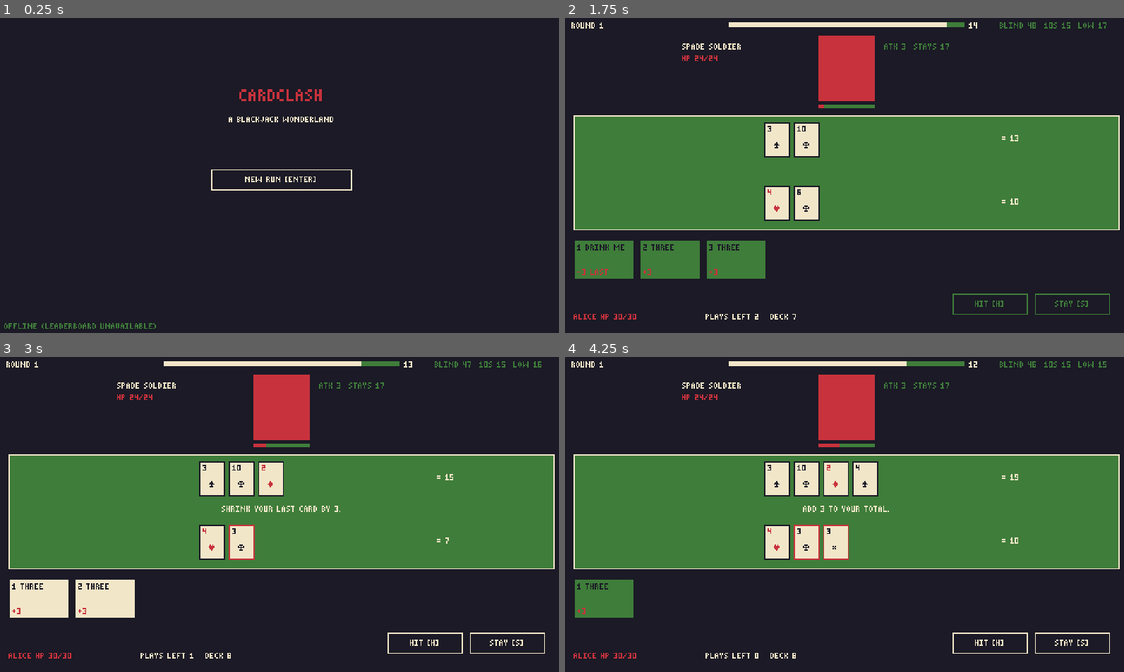
Above: before the commit, frames 1-4 (two rows, left to right).
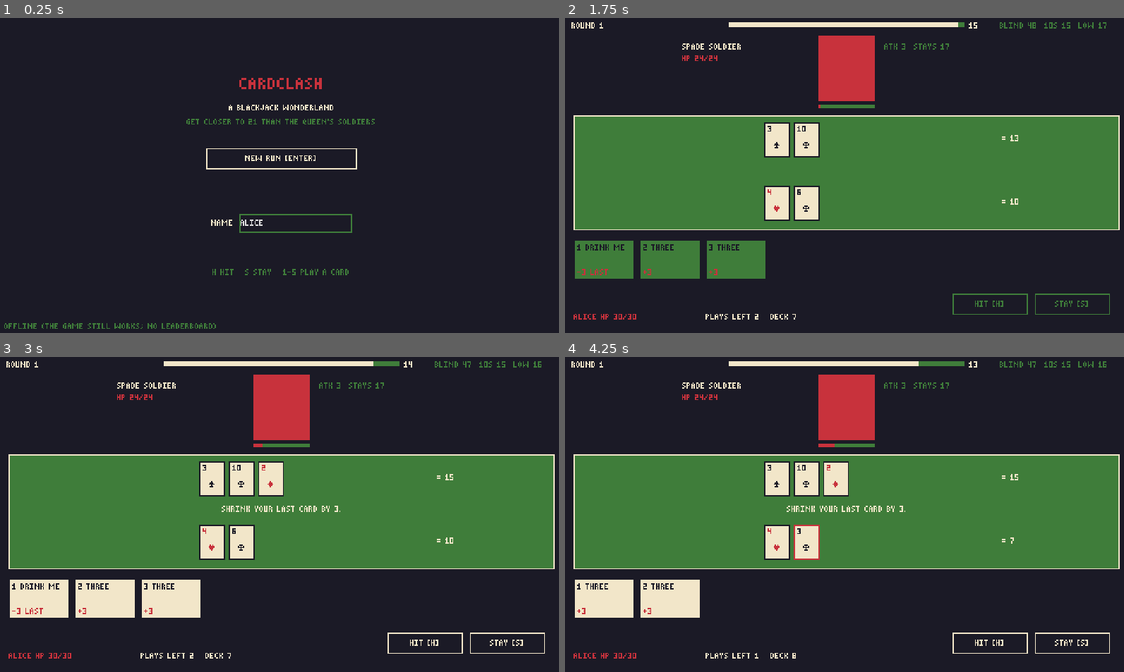
Above: after the commit, the same moments.

Repository: Arvin-17/CardClash
Game: Godot game, scene res://scenes/main_menu.tscn
Same seed, same stepped clock (60 frames per second), same inputs: the game is played once before the commit and once after it.
Inputs (mouse positions are in pixels of both pictures, inside the frame that each line leads up to):
- Up to frame 1 (0.25 s): no input
- Up to frame 2 (1.75 s): click "NEW RUN [ENTER]" at 0.5 s; click (844, 292) at 1.25 s, where only the run after the commit has a clickable "FIGHT [ENTER]"
- Up to frame 3 (3 s): tap Enter at 2, 2.1 s; move the mouse to (408, 498) at 2.02 s; tap Space at 2.27, 2.57 s; tap C at 2.3 s; click (39, 599) at 2.75 s, where only the run before the commit has a clickable "1 DRINK ME"
- Up to frame 4 (4.25 s): click (604, 599) at 3.5 s, where only the run before the commit has a clickable "1 THREE"

The runs differ from the first frame. In frame 1, 2.3% of the frame differs, in the area x 8-68%, y 19-99%; in frame 2, less than 0.1%; in frame 3, 1.5%; in frame 4, 3.7%, in the area x 1-97%, y 1-96%.

Commit message:
feat(ui): menu with continue and a leaderboard name; battles lead into the run
Continue appears when a saved run exists. The battle's result overlay continues to the reward screen or the ending. Autoplay drives every screen so a whole run can be played headless.

Diff:
--- a/game/scripts/debug/autoplay.gd
+++ b/game/scripts/debug/autoplay.gd
@@ -30,3 +30,14 @@
 
 static func log_line(text: String) -> void:
 	print("SMOKE ", text)
+
+
+## Run `action` after `seconds`, owned by `node` (so it dies with the scene).
+static func after(node: Node, seconds: float, action: Callable) -> void:
+	var t := Timer.new()
+	t.one_shot = true
+	t.wait_time = seconds
+	t.timeout.connect(action)
+	t.timeout.connect(t.queue_free)
+	node.add_child(t)
+	t.start()
--- a/game/scripts/ui/battle_ui.gd
+++ b/game/scripts/ui/battle_ui.gd
@@ -26,6 +26,8 @@
 var _overlay: Panel
 var _overlay_title: Label
 var _overlay_button: Button
+var _overlay_detail: Label
+var _portrait: ColorRect
 
 const TIMER_W := 200.0
 const INTENT_W := 48.0
@@ -45,6 +47,7 @@
 	Events.surprise_attack.connect(_on_surprise)
 	Events.surprise_blocked.connect(func(_id: String, kind: String) -> void: _flash("BLOCKED %s!" % kind.to_upper().replace("_", " ")))
 	Events.round_resolved.connect(_on_round_resolved)
+	Events.boss_phase_changed.connect(func(_phase: int) -> void: _portrait.color = Palette.BLACK)
 	Events.message.connect(func(text: String) -> void: _message.text = text)
 	Events.battle_won.connect(func(_id: String) -> void: _show_end(true))
 	Events.battle_lost.connect(func(_id: String) -> void: _show_end(false))
@@ -77,11 +80,11 @@
 	_counts = _label(Vector2(370, 4), "", Palette.GREEN)
 
 	# The enemy across the table (placeholder portrait until the designer's sprite lands).
-	var portrait := ColorRect.new()
-	portrait.color = Palette.RED
-	portrait.position = Vector2(216, 16)
-	portrait.size = Vector2(48, 56)
-	add_child(portrait)
+	_portrait = ColorRect.new()
+	_portrait.color = Palette.RED
+	_portrait.position = Vector2(216, 16)
+	_portrait.size = Vector2(48, 56)
+	add_child(_portrait)
 	var intent_bg := ColorRect.new()
 	intent_bg.color = Palette.GREEN
 	intent_bg.position = Vector2(216, 75)
@@ -124,6 +127,11 @@
 	_overlay_title.size = Vector2(240, 16)
 	_overlay_title.horizontal_alignment = HORIZONTAL_ALIGNMENT_CENTER
 	_overlay.add_child(_overlay_title)
+	_overlay_detail = Palette.label("", Palette.CREAM)
+	_overlay_detail.position = Vector2(0, 34)
+	_overlay_detail.size = Vector2(240, 8)
+	_overlay_detail.horizontal_alignment = HORIZONTAL_ALIGNMENT_CENTER
+	_overlay.add_child(_overlay_detail)
 	_overlay_button = Button.new()
 	_overlay_button.text = "CONTINUE [ENTER]"
 	_overlay_button.position = Vector2(64, 50)
@@ -283,8 +291,13 @@
 func _show_end(won: bool) -> void:
 	_overlay_title.text = "VICTORY!" if won else "OFF WITH HER HEAD!"
 	_overlay_title.add_theme_color_override("font_color", Palette.CREAM if won else Palette.RED)
+	_overlay_detail.text = "GOLD %d   HP %d/%d" % [RunState.gold, RunState.hp, RunState.max_hp] if won else ""
 	_overlay.visible = true
+	if Autoplay.enabled():
+		Autoplay.after(self, 0.5, _on_continue)
 
 
 func _on_continue() -> void:
-	get_tree().change_scene_to_file("res://scenes/main_menu.tscn")
+	if _overlay.visible:
+		_overlay.visible = false
+		get_tree().change_scene_to_file(RunState.scene_after_battle())
--- a/game/scripts/ui/main_menu.gd
+++ b/game/scripts/ui/main_menu.gd
@@ -1,7 +1,8 @@
 extends Control
-## Title screen: start a run, see whether the server is reachable.
+## Title screen: new run, continue a saved run, set your leaderboard name, see if the server is up.
 
 var _status: Label
+var _name: LineEdit
 
 
 func _ready() -> void:
@@ -10,40 +11,83 @@
 	bg.set_anchors_preset(Control.PRESET_FULL_RECT)
 	add_child(bg)
 
-	var title := Palette.label("CARDCLASH", Palette.RED, true)
-	title.position = Vector2(0, 60)
-	title.size = Vector2(480, 16)
-	title.horizontal_alignment = HORIZONTAL_ALIGNMENT_CENTER
-	add_child(title)
-	var sub := Palette.label("A BLACKJACK WONDERLAND", Palette.CREAM)
-	sub.position = Vector2(0, 84)
-	sub.size = Vector2(480, 8)
-	sub.horizontal_alignment = HORIZONTAL_ALIGNMENT_CENTER
-	add_child(sub)
+	_center(Palette.label("CARDCLASH", Palette.RED, true), 50)
+	_center(Palette.label("A BLACKJACK WONDERLAND", Palette.CREAM), 74)
+	_center(Palette.label("GET CLOSER TO 21 THAN THE QUEEN'S SOLDIERS", Palette.GREEN), 86)
 
-	var start := Button.new()
-	start.text = "NEW RUN [ENTER]"
-	start.position = Vector2(180, 130)
-	start.size = Vector2(120, 18)
-	start.add_theme_stylebox_override("normal", Palette.box(Palette.BLACK, Palette.CREAM))
-	start.add_theme_stylebox_override("hover", Palette.box(Palette.BLACK, Palette.RED))
-	start.pressed.connect(_new_run)
-	add_child(start)
+	var y := 112
+	_button("NEW RUN [ENTER]", y, _new_run)
+	if RunState.has_save():
+		y += 22
+		_button("CONTINUE [C]", y, _continue)
 
+	var name_label := Palette.label("NAME", Palette.CREAM)
+	name_label.position = Vector2(180, 172)
+	add_child(name_label)
+	_name = LineEdit.new()
+	_name.text = RunState.player_name
+	_name.max_length = 16
+	_name.position = Vector2(204, 168)
+	_name.size = Vector2(96, 14)
+	_name.add_theme_stylebox_override("normal", Palette.box(Palette.BLACK, Palette.GREEN))
+	_name.add_theme_stylebox_override("focus", Palette.box(Palette.BLACK, Palette.RED))
+	_name.text_changed.connect(RunState.set_player_name)
+	_name.text_submitted.connect(func(_t: String) -> void: _name.release_focus())
+	add_child(_name)
+
+	_center(Palette.label("H HIT   S STAY   1-5 PLAY A CARD", Palette.GREEN), 214)
 	_status = Palette.label("CHECKING SERVER...", Palette.GREEN)
 	_status.position = Vector2(4, 260)
 	add_child(_status)
-	var online: bool = await Api.health()
-	if is_inside_tree():
-		_status.text = "ONLINE" if online else "OFFLINE (LEADERBOARD UNAVAILABLE)"
+
+	if Autoplay.enabled():
+		Autoplay.after(self, 0.2, _new_run)
+	Api.health(_on_health)
+
+
+func _on_health(online: bool) -> void:
+	_status.text = "ONLINE" if online else "OFFLINE (THE GAME STILL WORKS; NO LEADERBOARD)"
+	if online:
+		Api.refresh_cards()
+
+
+func _center(l: Label, y: int) -> void:
+	l.position = Vector2(0, y)
+	l.size = Vector2(480, 8)
+	l.horizontal_alignment = HORIZONTAL_ALIGNMENT_CENTER
+	add_child(l)
+
+
+func _button(text: String, y: int, action: Callable) -> void:
+	var b := Button.new()
+	b.text = text
+	b.position = Vector2(176, y)
+	b.size = Vector2(128, 18)
+	b.focus_mode = Control.FOCUS_NONE
+	b.add_theme_stylebox_override("normal", Palette.box(Palette.BLACK, Palette.CREAM))
+	b.add_theme_stylebox_override("hover", Palette.box(Palette.BLACK, Palette.RED))
+	b.pressed.connect(action)
+	add_child(b)
 
 
 func _unhandled_input(event: InputEvent) -> void:
 	var key := event as InputEventKey
-	if key and key.pressed and not key.echo and (key.keycode == KEY_ENTER or key.keycode == KEY_SPACE):
+	if key == null or not key.pressed or key.echo or _name.has_focus():
+		return
+	if key.keycode == KEY_ENTER or key.keycode == KEY_SPACE:
 		_new_run()
+	elif key.keycode == KEY_C and RunState.has_save():
+		_continue()
 
 
 func _new_run() -> void:
+	if not is_inside_tree():
+		return
+	RunState.clear_save()
 	RunState.new_run(Rng.new_seed())
-	get_tree().change_scene_to_file("res://scenes/battle.tscn")
+	get_tree().change_scene_to_file(RunState.MAP_SCENE)
+
+
+func _continue() -> void:
+	if RunState.load_saved():
+		get_tree().change_scene_to_file(RunState.scene_after_battle() if not RunState.outcome.is_empty() else RunState.MAP_SCENE)
